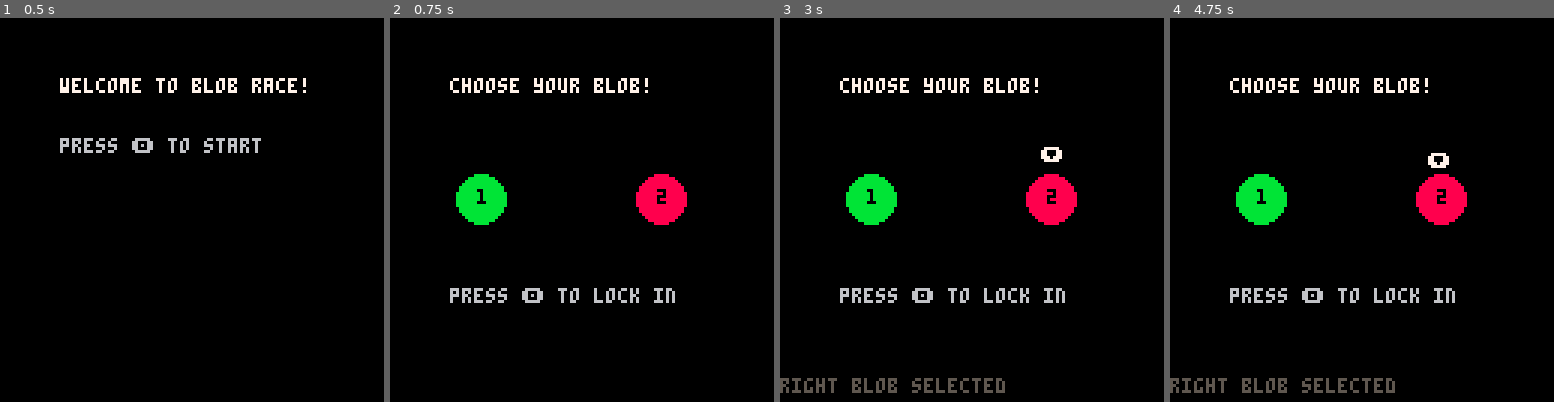
Above: before the commit, frames 1-4 (left to right).
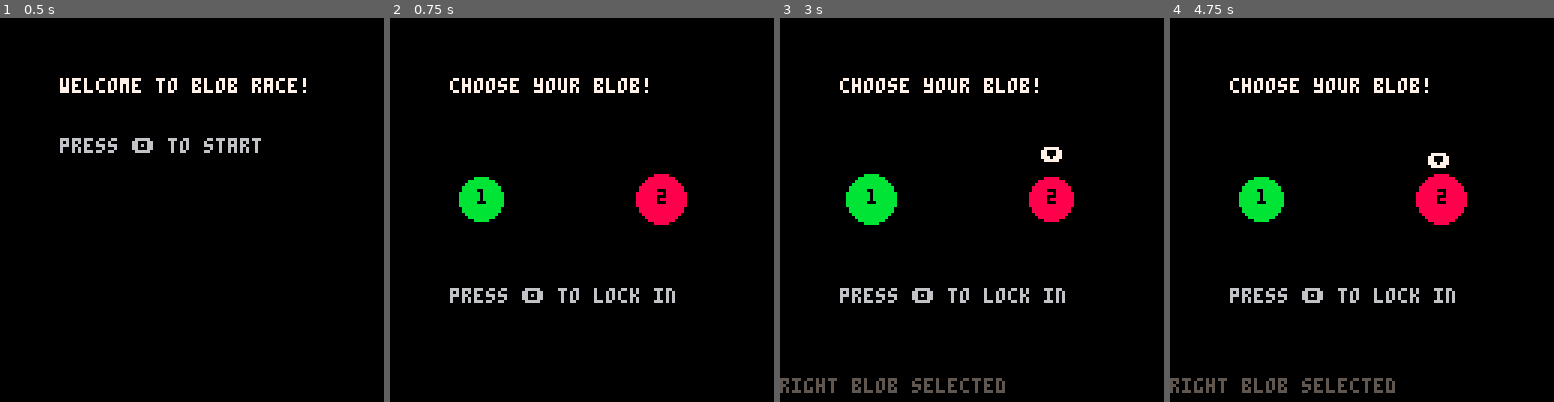
Above: after the commit, the same moments.

Repository: geopet/formula-blob
Game: PICO-8 cartridge blob_race.p8
The game is run twice, just before and just after one commit, with the same random seed, the same clock (stepped at 60 frames per second) and the same inputs.
Inputs:
- Up to frame 1 (0.5 s): no input
- Up to frame 2 (0.75 s): tap O (Z key) at 0.7 s
- Up to frame 3 (3 s): hold Right 1.6-2.1 s; tap O (Z key) every 0.4 s from 1.7 to 2.9 s; hold Right from 2.47 s (still down)
- Up to frame 4 (4.75 s): release Right at 3.03 s; hold Left 3.08-3.58 s; tap O (Z key) every 0.4 s from 3.3 to 4.5 s; hold Right 4.02-4.68 s

Frame 1 is identical in both runs. In frame 2, 0.3% of the frame differs, in the area x 17-31%, y 40-54%; in frame 3, 0.3%; in frame 4, 0.3%.

Commit message:
Add blob pulse
Giving a little animation to the blobs.

Diff:
--- a/blob_race.p8
+++ b/blob_race.p8
@@ -54,6 +54,8 @@
     local speed_mod = abs(sin(time() * 2))
     local bobbing_offset = sin((time() * 1.5) + arrow_phase) * 2 * speed_mod
     local wiggle_offset = sin((time() * 3) + arrow_phase) * 2 * speed_mod
+    local blob_pulse = sin((time() * 2) + arrow_phase) * 1.5 * speed_mod
+    local blob_pulse_2 = sin((time() * 2.5) + arrow_phase) * 1.5 * speed_mod
 
     if (state == "start") then
         print("welcome to blob race!", 20, 20, 7)
@@ -62,8 +64,8 @@
         print("choose your blob!", 20, 20, 7)
 
         -- draw blobs
-        circfill(30, 60, 8, 11) -- left blob (color 11 = light blue)
-        circfill(90, 60, 8, 8) -- right blob (color 8 = red)
+        circfill(30, 60, 8 + blob_pulse, 11) -- left blob (color 11 = light blue)
+        circfill(90, 60, 8 + blob_pulse_2, 8) -- right blob (color 8 = red)
 
         -- add labels
         print ("1", 29, 57, 0)
